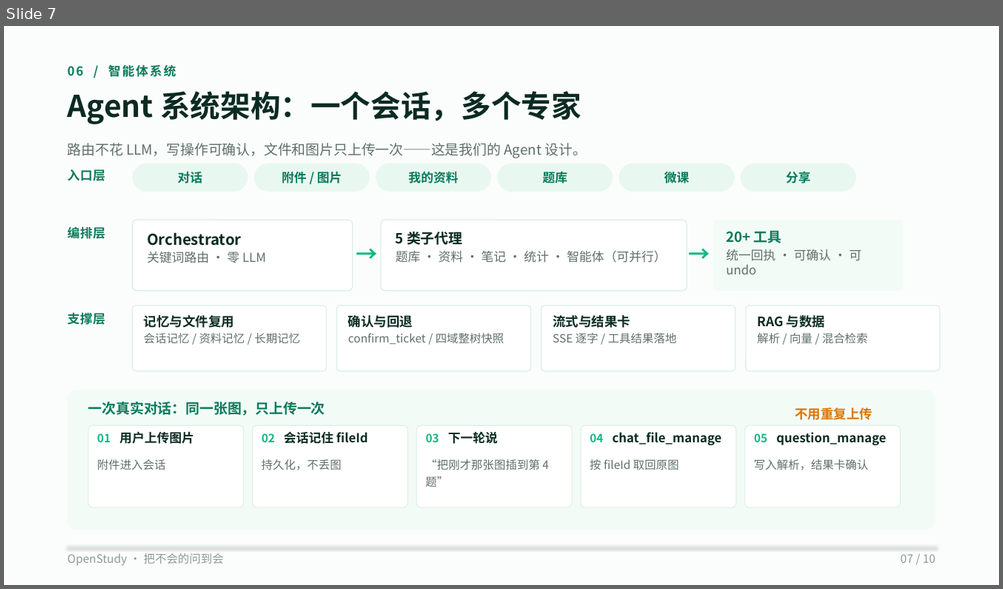
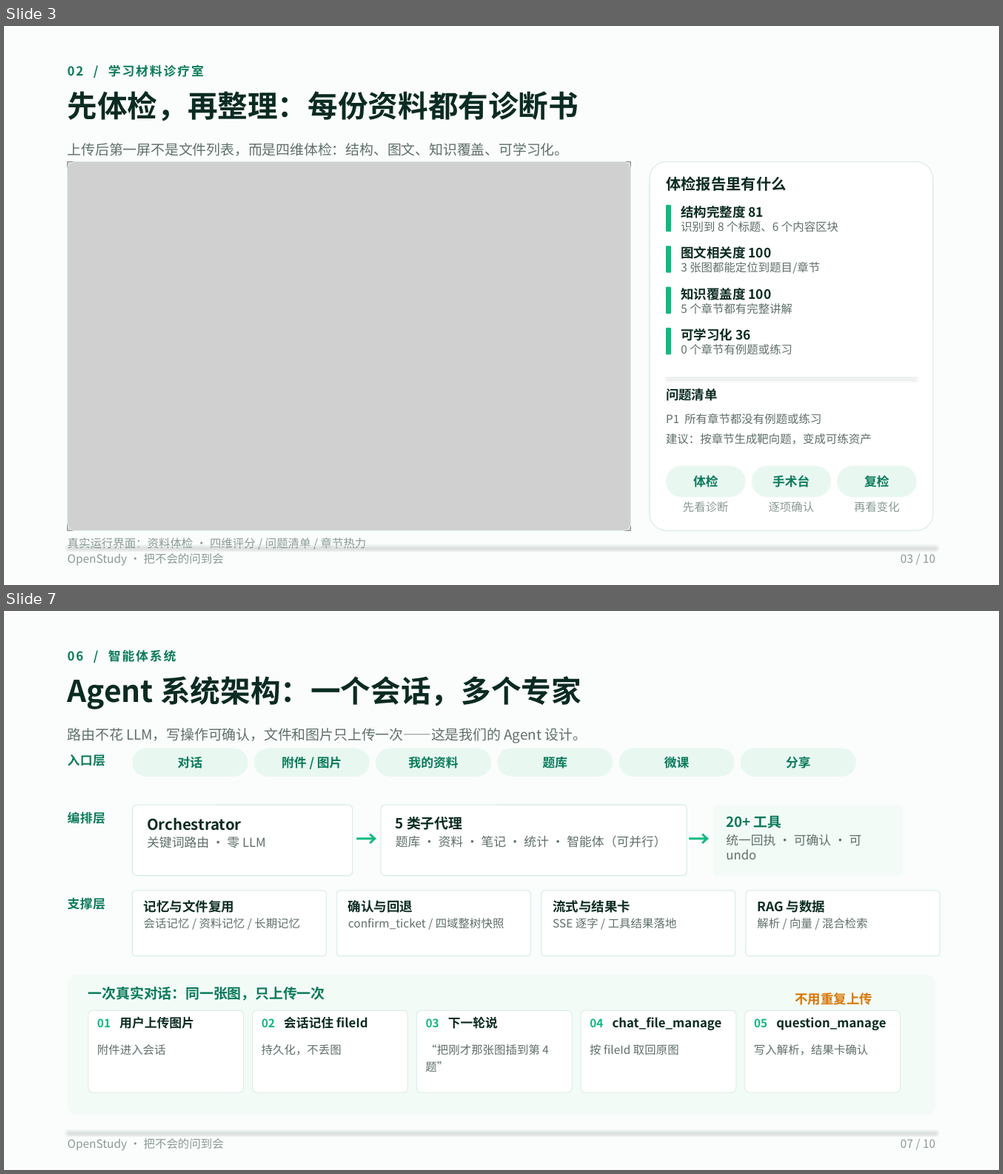
Before and after one commit to wufeng1234567/openstudy-fastapi-ts, a slide deck: doc/competition/OpenStudy-10页-V3-码道版.pptx. Shown one above the other, each under a label of ours: slide 7 before the commit, slides 3 and 7 after it; the slides between them are not shown. The pictures are 1003x589 and 1003x1174 pixels, drawn with LibreOffice and Linux fonts; fonts in the diff are those of the drawing; grey boxes stand for pictures. Boxes give left, top, right and bottom in pixels: in the first picture for what was removed or moved away, otherwise in the second. Text is boxed around its words. In the diff, an @@ line names an element or a change of style, - is before the commit and + after.

Commit message:
feat: 学习材料诊疗室：体检、整理手术台、资产装配与原文依据

```diff
--- a/doc/competition/OpenStudy-10页-V3-码道版.pptx
+++ b/doc/competition/OpenStudy-10页-V3-码道版.pptx
@@ slide 3 added at (4,26,999,585), background #FFFFFF @@
@@ rectangle added at (4,26,999,585), fill #FBFDFC @@
@@ text added at (68,64,204,77), 12 pt, text #0B7A5B, bold @@
+02 / 学习材料诊疗室
@@ text added at (68,91,578,121), 29 pt, text #0B2B22, bold @@
+先体检，再整理：每份资料都有诊断书
@@ text added at (68,143,569,156), 13.5 pt, text #5F6F69 @@
+上传后第一屏不是文件列表，而是四维体检：结构、图文、知识覆盖、可学习化。
@@ picture added at (68,162,631,531) @@
@@ rounded rectangle added at (68,162,631,531), outline #DDEFE7 0.75 pt @@
@@ rounded rectangle added at (649,162,933,531), fill #FFFFFF, outline #DDEFE7 0.9 pt @@
@@ text added at (666,176,786,191), 14.5 pt, text #0B2B22, bold @@
+体检报告里有什么
@@ rounded rectangle added at (666,205,671,232), fill #10B981 @@
@@ text added at (680,206,764,218), 12.5 pt, text #0B2B22, bold @@
+结构完整度 81
@@ text added at (680,221,838,232), 11 pt, text #5F6F69 @@
+识别到 8 个标题、6 个内容区块
@@ rounded rectangle added at (666,246,671,273), fill #10B981 @@
@@ text added at (680,247,771,259), 12.5 pt, text #0B2B22, bold @@
+图文相关度 100
@@ text added at (680,262,819,274), 11 pt, text #5F6F69 @@
+3 张图都能定位到题目/章节
@@ rounded rectangle added at (666,287,671,314), fill #10B981 @@
@@ text added at (680,288,771,301), 12.5 pt, text #0B2B22, bold @@
+知识覆盖度 100
@@ text added at (680,304,792,314), 11 pt, text #5F6F69 @@
+5 个章节都有完整讲解
@@ rounded rectangle added at (666,328,671,355), fill #10B981 @@
@@ text added at (680,329,751,341), 12.5 pt, text #0B2B22, bold @@
+可学习化 36
@@ text added at (680,344,792,355), 11 pt, text #5F6F69 @@
+0 个章节有例题或练习
@@ line added from (666, 378) to (916, 378), #DDEFE7 0.5 pt @@
@@ text added at (666,389,717,401), 12.5 pt, text #0B2B22, bold @@
+问题清单
@@ text added at (666,414,871,445), 11 pt, text #5F6F69 @@
+P1 所有章节都没有例题或练习
+建议：按章节生成靶向题，变成可练资产
@@ rounded rectangle added at (666,466,745,497), fill #E8F8F1, 12 pt, text #0B7A5B, bold @@
+体检
@@ rounded rectangle added at (751,466,831,497), fill #E8F8F1, 12 pt, text #0B7A5B, bold @@
+手术台
@@ rounded rectangle added at (836,466,916,497), fill #E8F8F1, 12 pt, text #0B7A5B, bold @@
+复检
@@ text added at (683,502,728,512), 11 pt, text #8A9A94 @@
+先看诊断
@@ text added at (768,502,814,512), 11 pt, text #8A9A94 @@
+逐项确认
@@ text added at (854,502,899,512), 11 pt, text #8A9A94 @@
+再看变化
@@ text added at (68,538,367,548), 11 pt, text #8A9A94 @@
+真实运行界面：资料体检 · 四维评分 / 问题清单 / 章节热力
@@ line added from (68, 547) to (935, 547), #DDEFE7 0.5 pt @@
@@ text added at (68,554,224,566), 11 pt, text #8A9A94 @@
+OpenStudy · 把不会的问到会
@@ text added at (900,554,935,563), 11 pt, text #8A9A94 @@
+03 / 10
```
Also in this commit, not shown: 6 slides changed, 2 other slides added, 3 slides removed, 28 other files.
